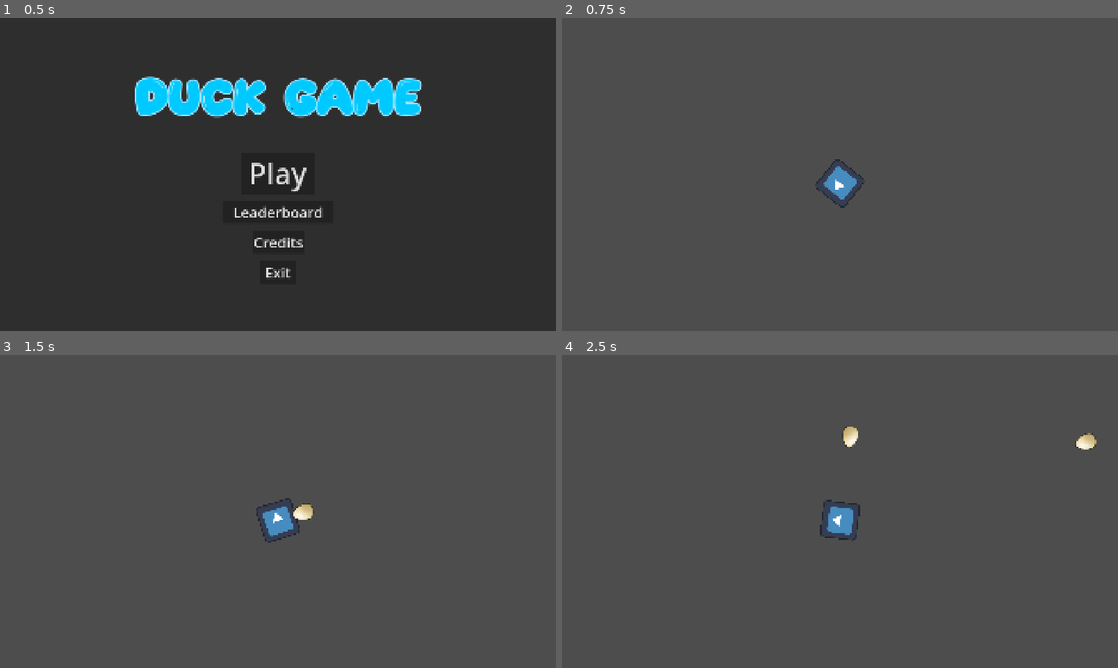
Above: before the commit, frames 1-4 (two rows, left to right).
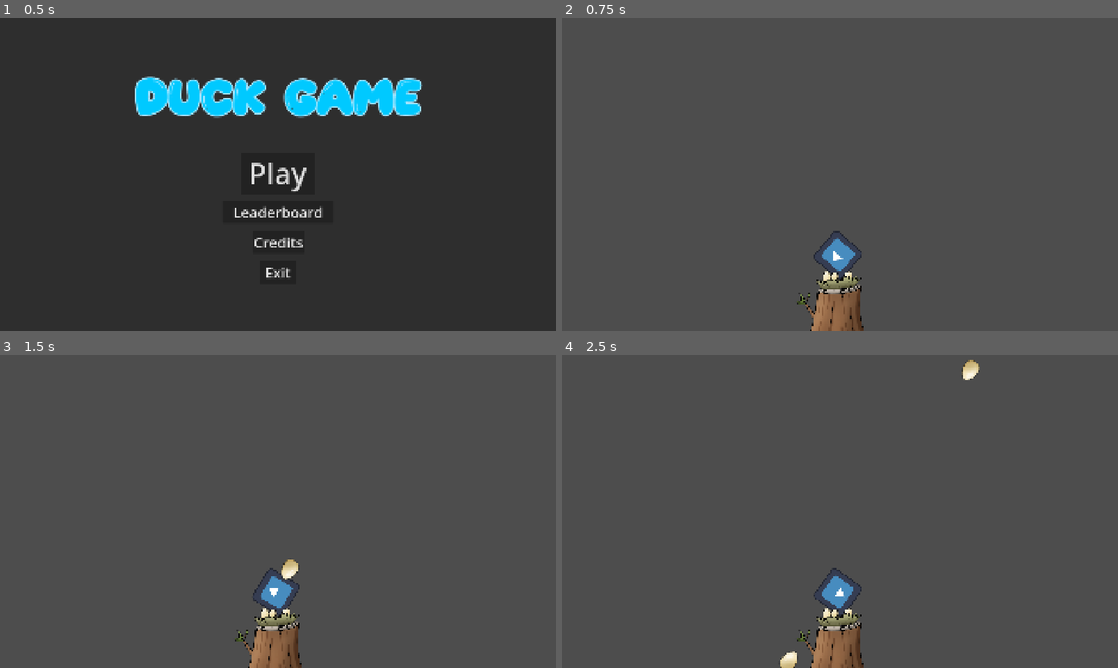
Above: after the commit, the same moments.

Repository: ms5051-hash/HacksComs26
Game: Godot game, scene res://Scenes/mainScene.tscn
Same seed, same stepped clock (60 frames per second), same inputs: the game is played once before the commit and once after it. The engine's default icon, where the game draws it, is replaced by a stand-in: a white triangle on a blue panel in a dark square.
Inputs (mouse positions are in pixels of both pictures, inside the frame that each line leads up to):
- Up to frame 1 (0.5 s): no input
- Up to frame 2 (0.75 s): click "Play" at 0.5 s
- Up to frame 3 (1.5 s): tap Enter at 1.25 s; move the mouse to (400, 495) at 1.27 s; click (400, 495) at 1.35 s
- Up to frame 4 (2.5 s): move the mouse to (728, 527) at 2.02 s; click (728, 527) at 2.1 s

Frame 1 is identical in both runs. In frame 2, 2.4% of the frame differs, in the area x 42-55%, y 45-100%; in frame 3, 2.7%; in frame 4, 3.0%, in the area x 39-97%, y 1-100%.

Commit message:
Added tower

Diff:
--- a/duck-game-2026/Scenes/game.tscn
+++ b/duck-game-2026/Scenes/game.tscn
@@ -3,6 +3,7 @@
 [ext_resource type="PackedScene" uid="uid://dulyfpm5eyt2c" path="res://Scenes/bullet_area_2d.tscn" id="1_wrm1d"]
 [ext_resource type="Texture2D" uid="uid://cmverp0qpdpg5" path="res://icon.svg" id="2_qxrlw"]
 [ext_resource type="Script" uid="uid://bih4b7egfqkbu" path="res://Scripts/Player.gd" id="2_wrm1d"]
+[ext_resource type="Texture2D" uid="uid://5r56sm06r63p" path="res://Assets/Tower.png" id="4_3dryh"]
 
 [sub_resource type="RectangleShape2D" id="RectangleShape2D_wrm1d"]
 
@@ -13,7 +14,7 @@
 rotation = -4.710644
 
 [node name="PlayerArea2D" type="Area2D" parent="." unique_id=195692555]
-position = Vector2(960, 571)
+position = Vector2(953, 819)
 script = ExtResource("2_wrm1d")
 Bullet = ExtResource("1_wrm1d")
 
@@ -22,3 +23,12 @@
 
 [node name="PlayerCollisionShape2D" type="CollisionShape2D" parent="PlayerArea2D" unique_id=215517761]
 shape = SubResource("RectangleShape2D_wrm1d")
+
+[node name="Nest" type="Area2D" parent="." unique_id=1584011816]
+position = Vector2(951.9999, 950)
+scale = Vector2(0.39999515, 0.39999878)
+
+[node name="NestSprite2D" type="Sprite2D" parent="Nest" unique_id=1385897532]
+texture = ExtResource("4_3dryh")
+
+[node name="NestCollisionShape2D" type="CollisionShape2D" parent="Nest" unique_id=426662023]
Binary file added: duck-game-2026/Assets/Tower.png
Not shown, added: duck-game-2026/Assets/Tower.png.import
